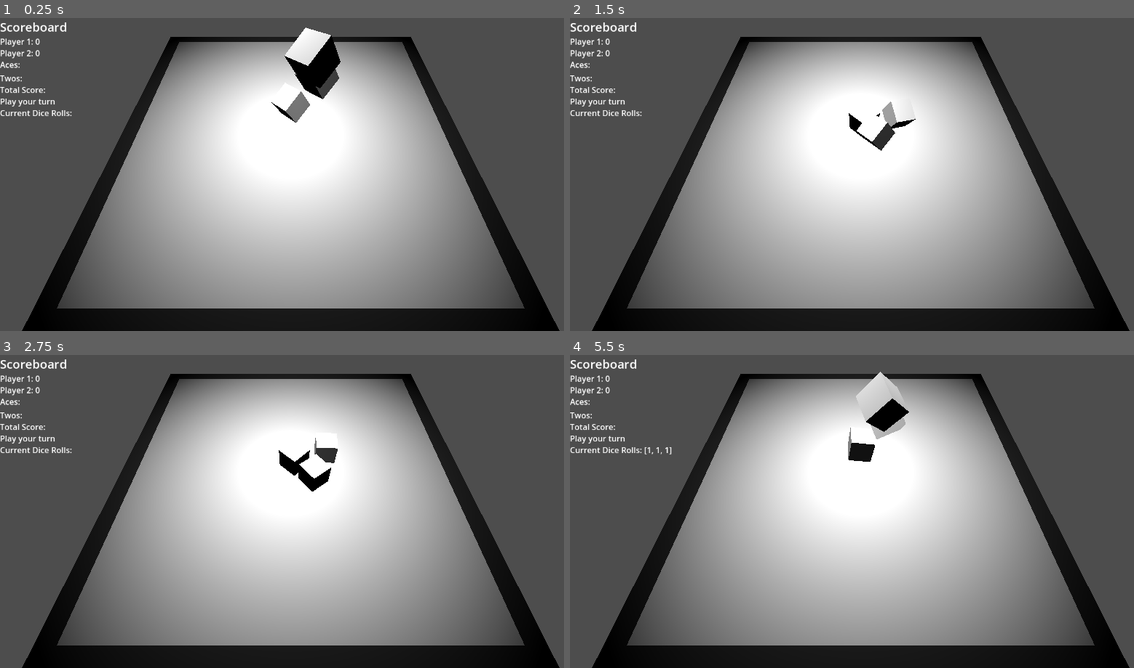
Above: before the commit, frames 1-4 (two rows, left to right).
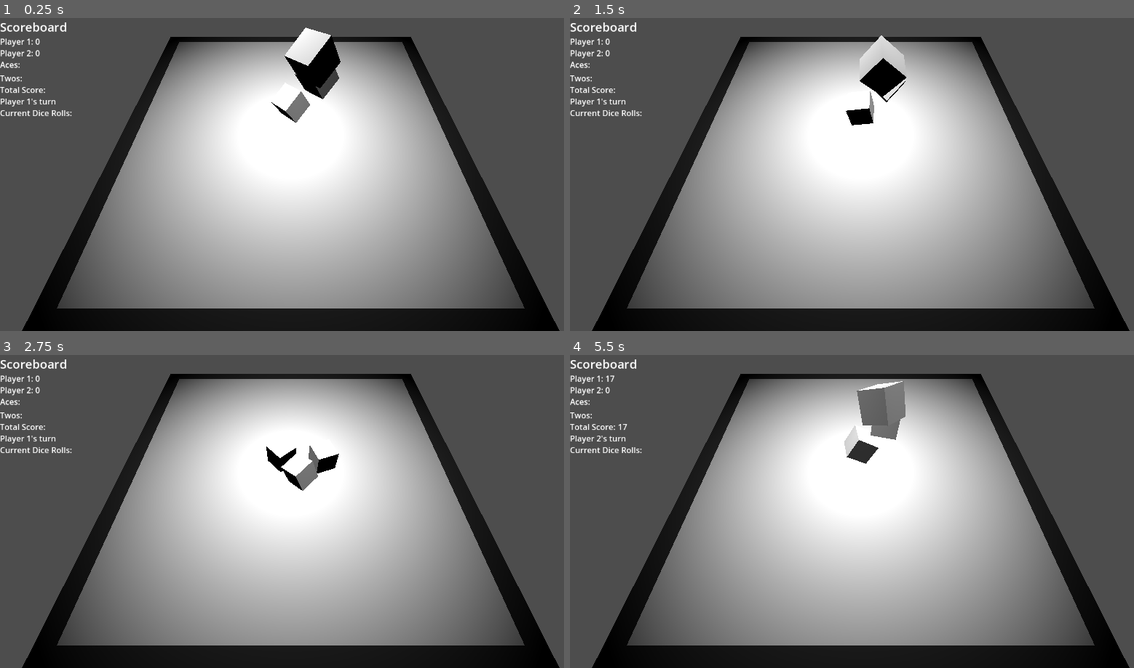
Above: after the commit, the same moments.

Repository: John-Popovici/duel-of-the-eights
Game: Godot game, scene res://Scenes/game_scene.tscn
The game is run twice, just before and just after one commit, with the same random seed, the same clock (stepped at 60 frames per second) and the same inputs.
Inputs:
- Up to frame 1 (0.25 s): no input
- Up to frame 2 (1.5 s): no input
- Up to frame 3 (2.75 s): no input
- Up to frame 4 (5.5 s): tap Enter at 3.5 s; tap Space at 5 s

The runs differ from the first frame. In frame 1, less than 0.1% of the frame differs, in the area x 2-10%, y 25-29%; in frame 2, 1.6%; in frame 3, 1.1%; in frame 4, 1.9%, in the area x 2-61%, y 5-35%.

Commit message:
Basic Game Manager script for automatic play

Diff:
--- a/src/Scenes/dice_container.gd
+++ b/src/Scenes/dice_container.gd
@@ -34,9 +34,10 @@
 
 # Called every frame. 'delta' is the elapsed time since the previous frame.
 func _process(delta: float) -> void:
-	time_since_last_roll += delta            # Increment the timer by delta
+	#time_since_last_roll += delta            # Increment the timer by delta
 
-	if time_since_last_roll >= roll_interval:
-		update_dice_values_board(get_dice_values())
-		roll_dice()                          # Roll dice every 5 seconds
-		time_since_last_roll = 0.0           # Reset timer
+	#if time_since_last_roll >= roll_interval:
+		#update_dice_values_board(get_dice_values())
+		#roll_dice()                          # Roll dice every 5 seconds
+		#time_since_last_roll = 0.0           # Reset timer
+	pass
--- a/src/Scenes/game_scene.tscn
+++ b/src/Scenes/game_scene.tscn
@@ -1,5 +1,6 @@
-[gd_scene load_steps=10 format=3 uid="uid://dxwfosg6try75"]
+[gd_scene load_steps=11 format=3 uid="uid://dxwfosg6try75"]
 
+[ext_resource type="Script" path="res://Scripts/GameManager.gd" id="1_7ajte"]
 [ext_resource type="Script" path="res://Scenes/dice_container.gd" id="1_78uev"]
 [ext_resource type="Script" path="res://Scripts/scoreboard.gd" id="1_gapl4"]
 [ext_resource type="Script" path="res://Scenes/die.gd" id="2_muqym"]
@@ -18,6 +19,11 @@
 [sub_resource type="BoxShape3D" id="BoxShape3D_yb52v"]
 
 [node name="Game_Scene" type="Node3D"]
+
+[node name="GameManager" type="Node" parent="." node_paths=PackedStringArray("dice_container", "scoreboard")]
+script = ExtResource("1_7ajte")
+dice_container = NodePath("../DiceContainer")
+scoreboard = NodePath("../CanvasLayer/ScoreboardContatiner")
 
 [node name="Camera3D" type="Camera3D" parent="."]
 transform = Transform3D(1, 0, 0, 0, 0.5, 0.866025, 0, -0.866025, 0.5, 0, 25, 21)
@@ -92,12 +98,13 @@
 
 [node name="CanvasLayer" type="CanvasLayer" parent="."]
 
-[node name="ScoreboardContatiner" type="VBoxContainer" parent="CanvasLayer"]
+[node name="ScoreboardContatiner" type="VBoxContainer" parent="CanvasLayer" node_paths=PackedStringArray("turn_status_label")]
 offset_right = 197.0
 offset_bottom = 253.0
 theme_override_constants/separation = 0
 alignment = 1
 script = ExtResource("1_gapl4")
+turn_status_label = NodePath("TurnStatusLabel")
 
 [node name="TitleLabel" type="Label" parent="CanvasLayer/ScoreboardContatiner"]
 layout_mode = 2
--- /dev/null
+++ b/src/Scripts/GameManager.gd
@@ -0,0 +1,87 @@
+# GameManager.gd
+
+extends Node
+
+@export var dice_container: Node3D   # Reference to DiceContainer node
+#@onready var scoreboard = $Scoreboard          # Reference to Scoreboard node
+@export var scoreboard: VBoxContainer
+
+
+@export var total_rounds: int = 5             # Total rounds in the game
+var current_round: int = 1                     # Track current round
+var current_player: int = 1                    # Track current player
+var player_scores = {1: 0, 2: 0}               # Store scores for each player
+
+# Start the game
+func _ready() -> void:
+	start_round()
+
+# Begins a round by rolling the dice
+func start_round() -> void:
+	if current_round > total_rounds:
+		end_game()
+		return
+	print("Round %d, Player %d's turn" % [current_round, current_player])
+
+	# Update the scoreboard to indicate current player
+	scoreboard.update_turn_status("Player %d's turn" % current_player)
+
+	await get_tree().create_timer(1.0).timeout
+	# Roll the dice
+	dice_container.roll_dice()
+
+	# Wait for dice to settle, then update scores (assume 2 seconds for simplicity)
+	#yield(get_tree().create_timer(2.0), "timeout")
+	await get_tree().create_timer(3.0).timeout
+	update_scores()
+
+# Updates scores based on dice results
+func update_scores() -> void:
+	var dice_values = dice_container.get_dice_values()
+	var round_score = calculate_score(dice_values)
+	player_scores[current_player] += round_score
+
+	# Update scoreboard
+	scoreboard.update_player_score(current_player, player_scores[current_player])
+	scoreboard.update_total_score(player_scores[current_player])
+
+	# Move to next player's turn or next round
+	next_turn()
+
+# Calculates score based on dice values (basic example)
+func calculate_score(dice_values: Array[int]) -> int:
+	# Sum of all dice values, can customize based on scoring rules
+	return sum(dice_values)
+
+func sum(arr:Array[int]):
+	var result = 0
+	for i in arr:
+		result+=i
+	return result
+
+# Switches to the next player's turn or next round
+func next_turn() -> void:
+	current_player = 2 if current_player == 1 else 1
+
+	# If we've looped back to Player 1, start a new round
+	if current_player == 1:
+		current_round += 1
+
+	# Start the next round or end game if finished
+	if current_round <= total_rounds:
+		start_round()
+	else:
+		end_game()
+
+# Ends the game, displays final scores, and winner
+func end_game() -> void:
+	var winner = "Player 1" if player_scores[1] > player_scores[2] else "Player 2"
+	print("Game Over! Winner: %s" % winner)
+	print("Final Scores: Player 1 - %d, Player 2 - %d" % [player_scores[1], player_scores[2]])
+
+	# Update scoreboard to show game over and winner
+	scoreboard.update_turn_status("Game Over! Winner: %s" % winner)
+
+# Called every frame. 'delta' is the elapsed time since the previous frame.
+func _process(delta: float) -> void:
+	pass
--- a/src/Scripts/scoreboard.gd
+++ b/src/Scripts/scoreboard.gd
@@ -10,7 +10,7 @@
 
 @onready var total_score_label = $TotalScoreContainer/TotalScore
 @onready var dice_values_label = $CurrentDiceRollsContainer/CurrentDiceRolls
-@onready var turn_indicator_label = $TurnIndicatorLabel
+@export var turn_status_label: Label
 
 # Function to update a category score
 func update_category_score(player: int, category: String, score: int) -> void:
@@ -37,8 +37,8 @@
 	dice_values_label.text = str(values)
 
 # Function to update the turn indicator
-func update_turn_indicator(player_name: String) -> void:
-	turn_indicator_label.text = "%s's Turn" % player_name
+func update_turn_status(player_name: String) -> void:
+	turn_status_label.text = str(player_name)
 
 
 # Called when the node enters the scene tree for the first time.
